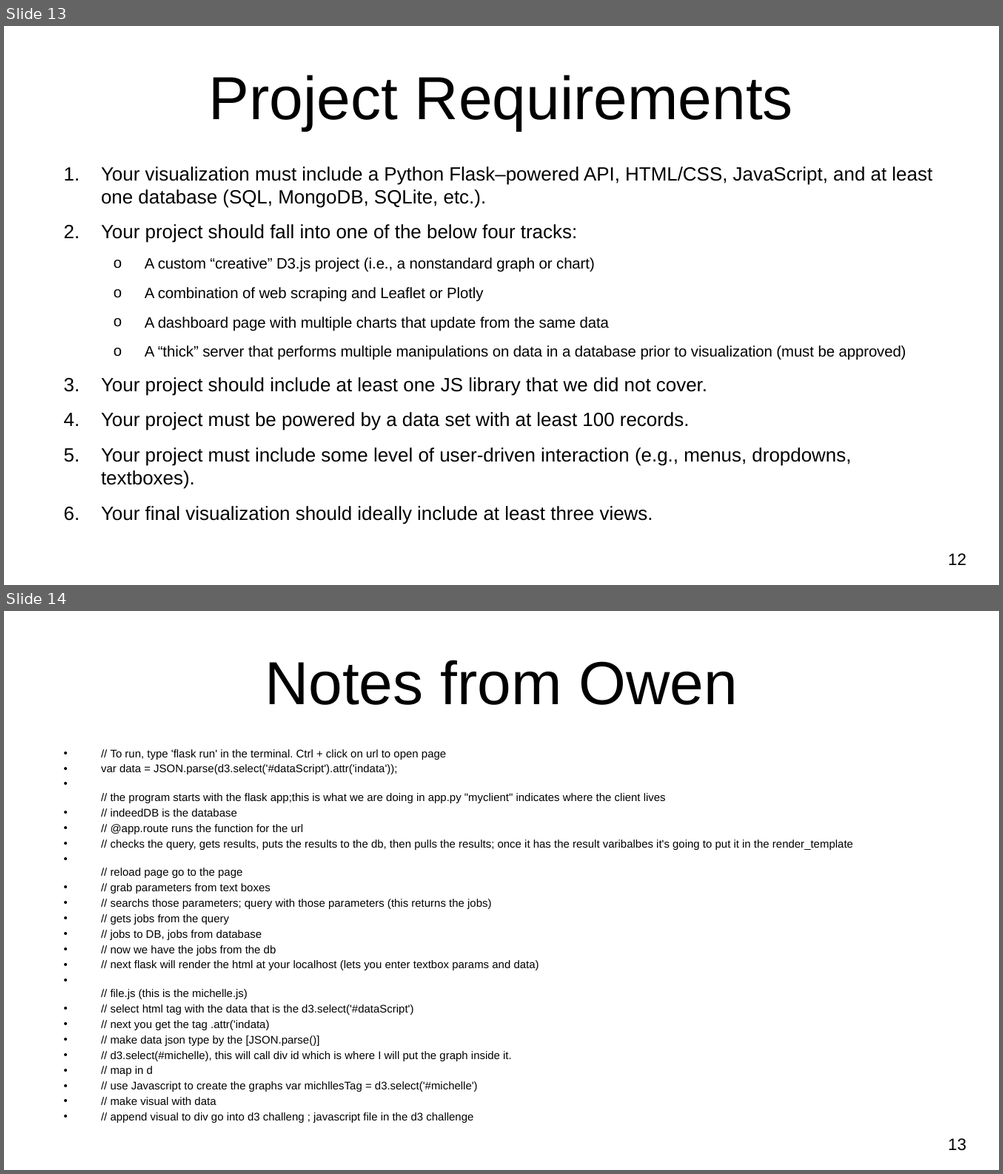
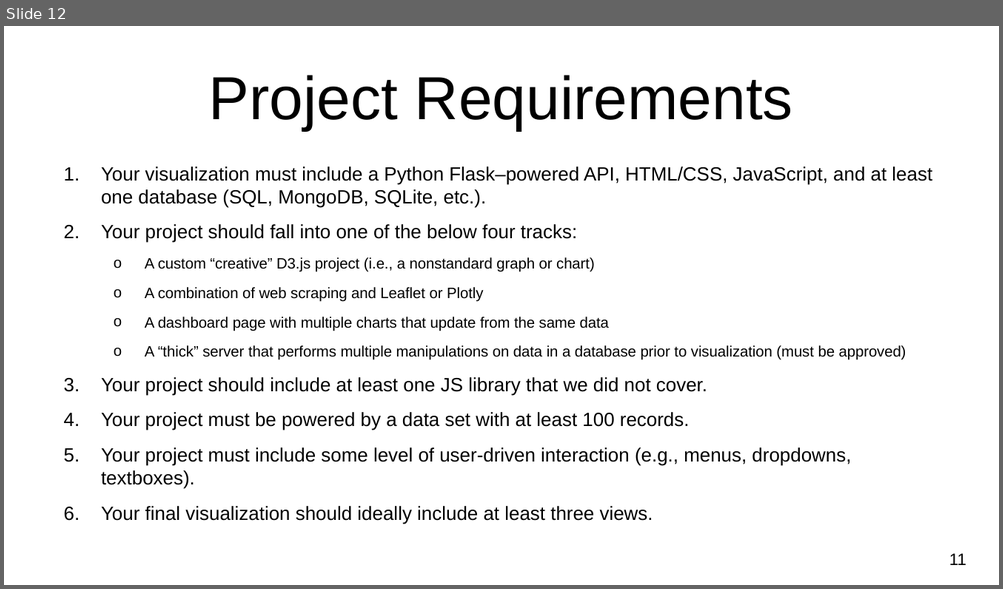
Before and after one commit to owenmeyer3/job-search-challenge, a slide deck: NU-Project2_Jobs Analysis.pptx. Shown one above the other, each under a label of ours: slides 13 and 14 before the commit, slide 12 after it. The pictures are 1003x1174 and 1003x589 pixels, drawn with LibreOffice and Linux fonts; fonts in the diff are those of the drawing; background and template pictures are left out. Boxes give left, top, right and bottom in pixels: in the first picture for what was removed or moved away, otherwise in the second. Text is boxed around its words. In the diff, an @@ line names an element or a change of style, - is before the commit and + after.

```diff
--- a/NU-Project2_Jobs Analysis.pptx
+++ b/NU-Project2_Jobs Analysis.pptx
@@ slide 14 removed at bbox=[4, 611, 999, 1170], background picture (left out) @@
@@ title removed at bbox=[264, 660, 737, 705] @@
-Notes from Owen
@@ text removed at bbox=[101, 749, 853, 1105] @@
-• // To run, type 'flask run' in the terminal. Ctrl + click on url to open page
-• var data = JSON.parse(d3.select('#dataScript').attr('indata'));
-• // the program starts with the flask app;this is what we are doing in app.py "myclient" indicates where the client lives
-• // indeedDB is the database
-• // @app.route runs the function for the url
-• // checks the query, gets results, puts the results to the db, then pulls the results; once it has the result varibalbes it's going to put it in the render_template
-• // reload page go to the page
-• // grab parameters from text boxes
-• // searchs those parameters; query with those parameters (this returns the jobs)
-• // gets jobs from the query
-• // jobs to DB, jobs from database
-• // now we have the jobs from the db
-• // next flask will render the html at your localhost (lets you enter textbox params and data)
-• // file.js (this is the michelle.js)
-• // select html tag with the data that is the d3.select('#dataScript')
-• // next you get the tag .attr('indata)
-• // make data json type by the [JSON.parse()]
-• // d3.select(#michelle), this will call div id which is where I will put the graph inside it.
-• // map in d
-• // use Javascript to create the graphs var michllesTag = d3.select('#michelle')
-• // make visual with data
-• // append visual to div go into d3 challeng ; javascript file in the d3 challenge
@@ page number removed at bbox=[948, 1139, 966, 1151] @@
-13
@@ what was slide 13 is now slide 12 @@
@@ page number at bbox=[949, 554, 966, 565]: text changed @@
-12
+11
```
Also in this commit, not shown: 3 slides changed, 4 slides added, 5 other slides removed.
